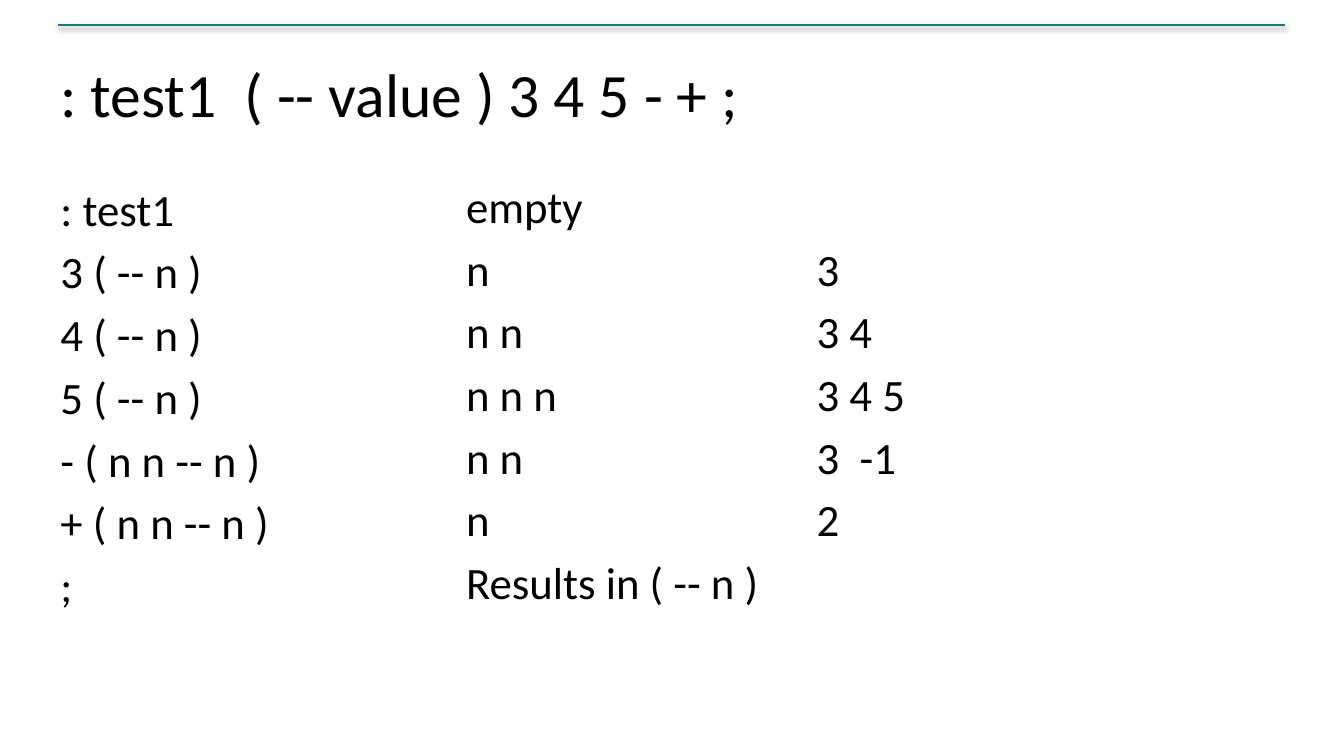
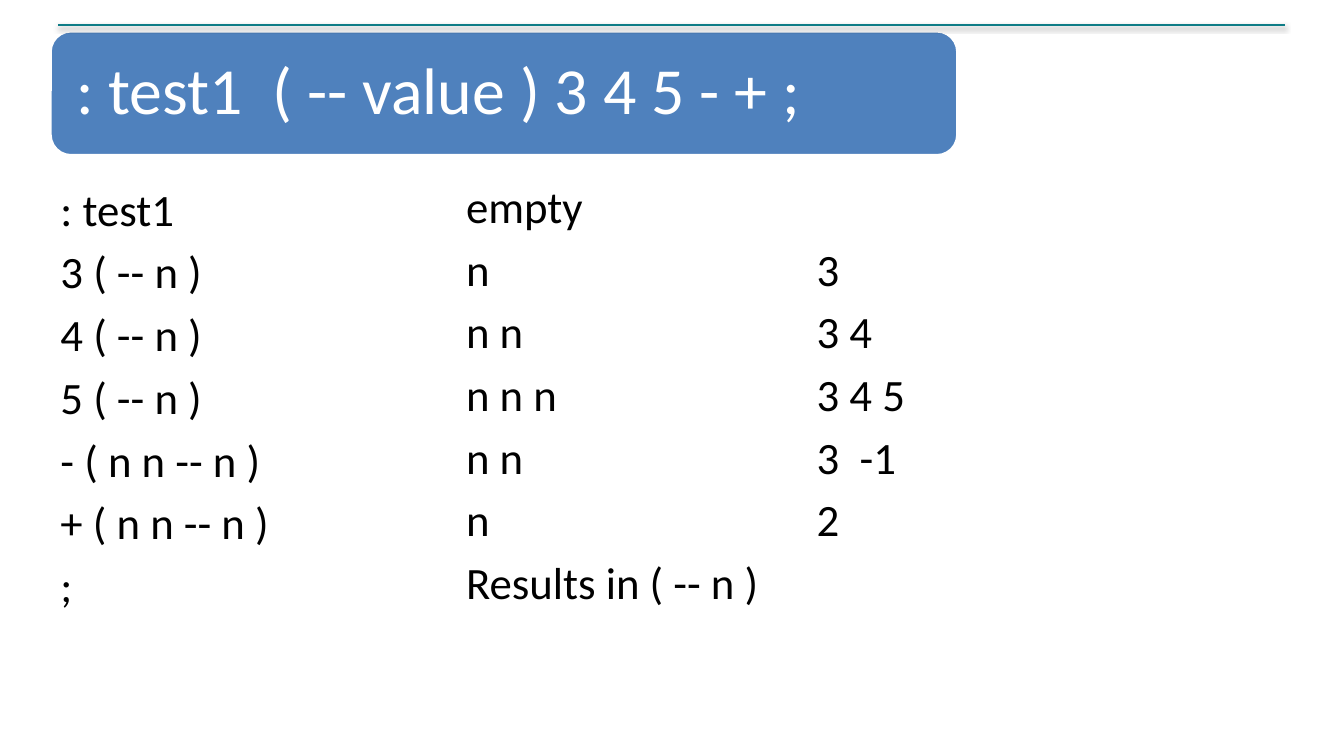
Before and after one commit to jpoial/evaluator, a slide deck: slide 13 of Configurable_Static_Type_Checking_EuroForth.pptx (slide 15 before the commit). Drawn at 1344x756 pixels with LibreOffice and Linux fonts; fonts in the diff are those of the drawing. Boxes give left, top, right and bottom in pixels: in the first picture for what was removed or moved away, otherwise in the second. Text is boxed around its words. In the diff, an @@ line names an element or a change of style, - is before the commit and + after.

```diff
--- a/Configurable_Static_Type_Checking_EuroForth.pptx
+++ b/Configurable_Static_Type_Checking_EuroForth.pptx
@@ rounded rectangle added at [50,31,958,155], fill #4F81BD, outline #FFFFFF 2 pt @@
@@ text ": test1 ( -- value ...": place and size @@
-text ": test1 ( -- value ..." at [91,74,630,118]
+text ": test1 ( -- value ..." at [109,68,684,115]
@@ text ": test1 ( -- value ..." at [109,68,684,115]: size 44 to 47 pt, text colour #000000 to #FFFFFF; line spacing 1 to 0.9; more space between paragraphs @@
```
Also in this commit, not shown: 11 other slides changed, 1 slide added, 2 slides removed, 1 other file.
